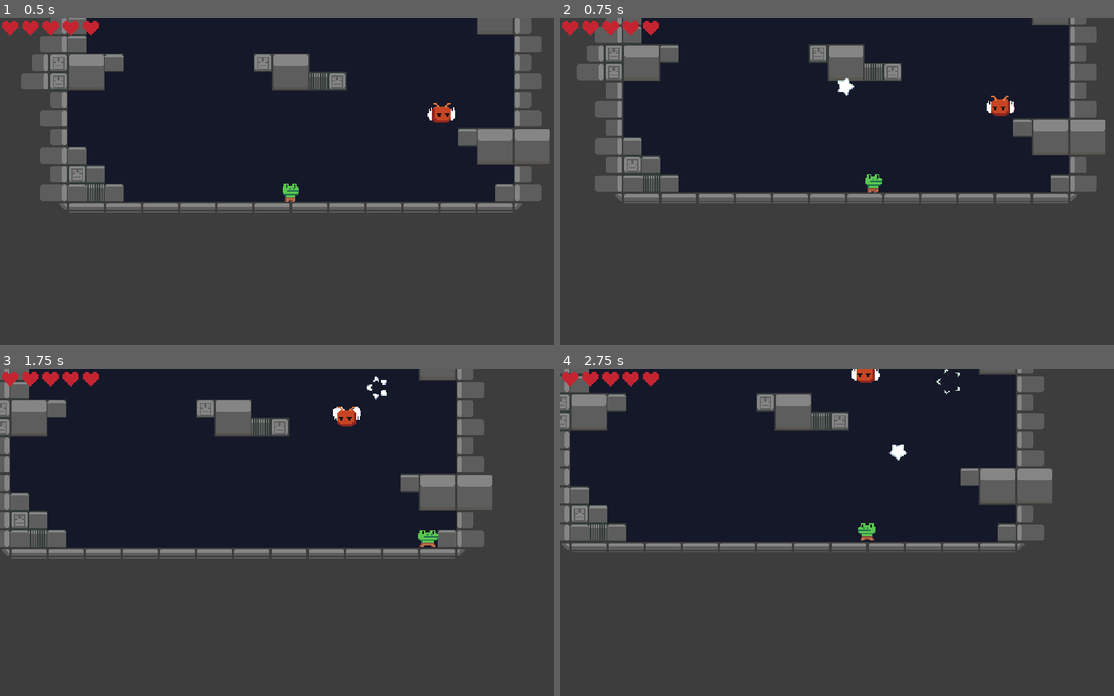
Above: before the commit, frames 1-4 (two rows, left to right).
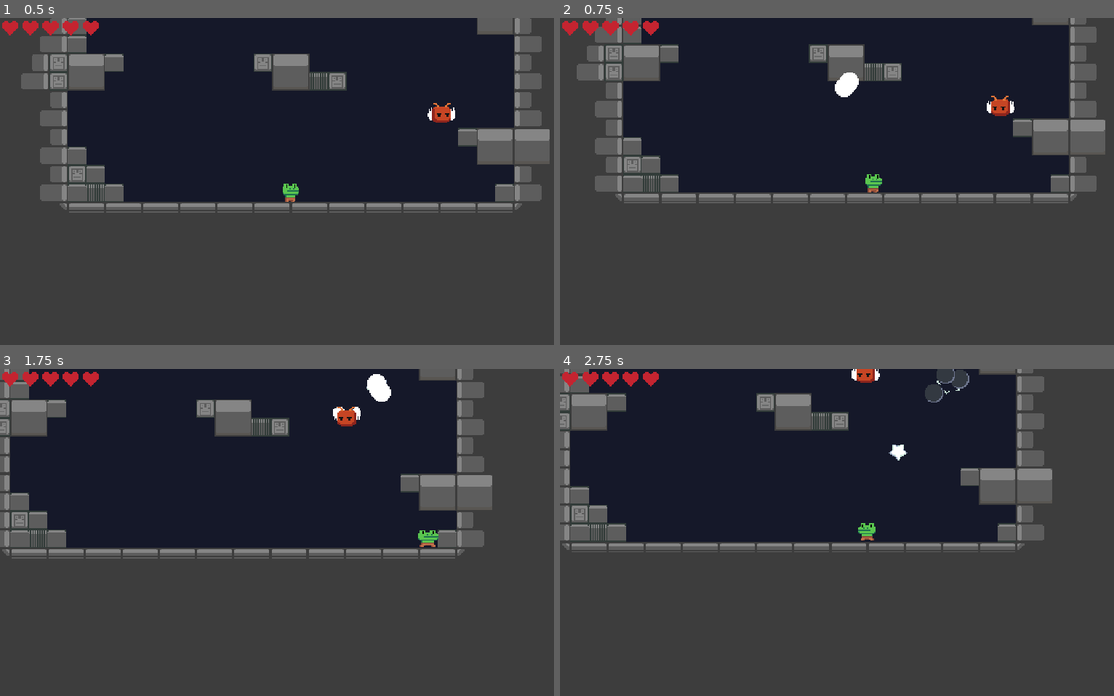
Above: after the commit, the same moments.

Repository: BradleyHendrickson/gwj-73
Game: Godot game, scene res://scenes/level/level_1.tscn
Same seed, same stepped clock (60 frames per second), same inputs: the game is played once before the commit and once after it.
Inputs:
- Up to frame 1 (0.5 s): no input
- Up to frame 2 (0.75 s): tap Enter (input_shoot) at 0.5 s; hold D (input_right) from 0.53 s (still down); hold Enter (input_shoot) from 0.53 s (still down)
- Up to frame 3 (1.75 s): keep holding D (input_right); tap Space (input_jump) at 0.77, 1.52 s; release Enter (input_shoot) at 1.28 s; tap Enter (input_shoot) at 1.35 s
- Up to frame 4 (2.75 s): release D (input_right) at 2.03 s; hold A (input_left) from 2.03 s (still down); hold Enter (input_shoot) from 2.03 s (still down)

Frame 1 is identical in both runs. In frame 2, 0.2% of the frame differs, in the area x 49-54%, y 16-25%; in frame 3, 0.2%; in frame 4, 0.4%, in the area x 65-74%, y 0-11%.

Commit message:
fix smoke

Diff:
--- a/scenes/characters/player/Player.gd
+++ b/scenes/characters/player/Player.gd
@@ -96,7 +96,7 @@
 
 func hit(dmgTaken):
 	if hit_timer.is_stopped():
-		# smoke_generator.smoke(3)
+		smoke_generator.smoke(3)
 		sprite.hitAnimation()
 		hit_timer.start(1)
 		get_parent().health -= dmgTaken
--- a/scenes/characters/player/Player.tscn
+++ b/scenes/characters/player/Player.tscn
@@ -198,8 +198,6 @@
 jump_gravity_max = 250.0
 jump_hang_gravity_mult = 0.05
 
-[node name="SmokeGenerator" parent="." instance=ExtResource("3_pi8rx")]
-
 [node name="SquareCollisionShape" type="CollisionShape2D" parent="."]
 position = Vector2(0, -1)
 shape = SubResource("2")
@@ -252,3 +250,5 @@
 
 [node name="HitTimer" type="Timer" parent="."]
 one_shot = true
+
+[node name="SmokeGenerator" parent="." instance=ExtResource("3_pi8rx")]
--- a/scenes/projectiles/bullet.gd
+++ b/scenes/projectiles/bullet.gd
@@ -24,7 +24,7 @@
 	get_tree().root.add_child(f)
 	f.transform = Transform2D((randi() % 4) * PI / 2, position) # BLACK MAGIC
 
-	# smoke_generator.smoke(3)
+	smoke_generator.smoke(3)
 
 	queue_free()
 	pass
--- a/scenes/projectiles/bullet.tscn
+++ b/scenes/projectiles/bullet.tscn
@@ -50,8 +50,6 @@
 script = ExtResource("1_h1gry")
 hitEffect = ExtResource("2_th3vh")
 
-[node name="SmokeGenerator" parent="." instance=ExtResource("4_lhwbn")]
-
 [node name="CollisionShape2D" type="CollisionShape2D" parent="."]
 shape = SubResource("CircleShape2D_ql58a")
 
@@ -64,5 +62,7 @@
 one_shot = true
 autostart = true
 
+[node name="SmokeGenerator" parent="." instance=ExtResource("4_lhwbn")]
+
 [connection signal="body_entered" from="." to="." method="_on_body_entered"]
 [connection signal="body_exited" from="." to="." method="_on_body_exited"]
--- a/smoke_generator.gd
+++ b/smoke_generator.gd
@@ -10,10 +10,10 @@
 func _process(delta: float) -> void:
 	pass
 
-#func smoke(amount):
-	#if smokeParticle:
-		#for i in amount:
-			#var x = smokeParticle.instantiate()
-			#get_tree().root.add_child(x)
-			#x.position = get_parent().position
-			#x.moveRand()
+func smoke(amount):
+	if smokeParticle:
+		for i in amount:
+			var x = smokeParticle.instantiate()
+			get_tree().root.add_child(x)
+			x.position = get_parent().position
+			x.moveRand()
